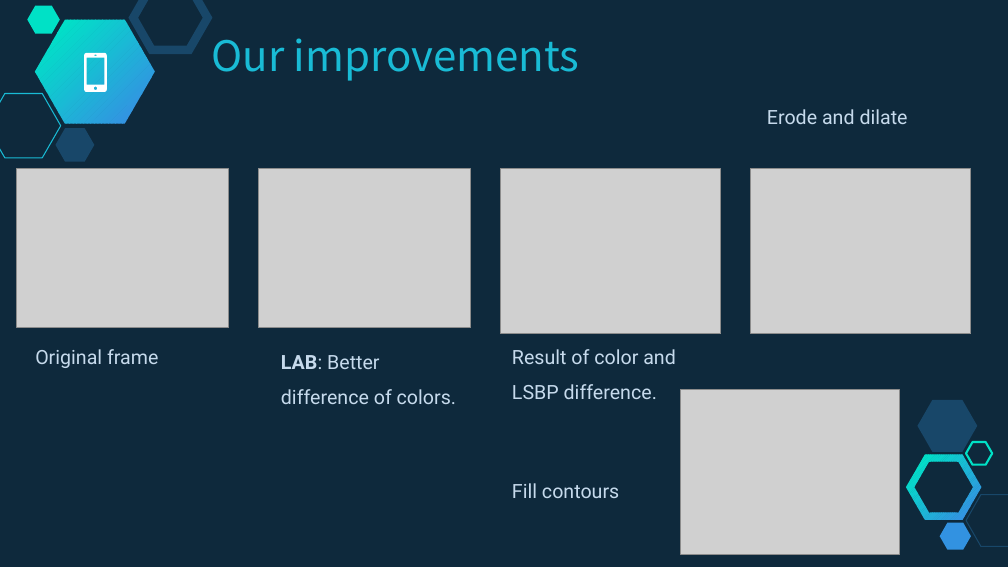
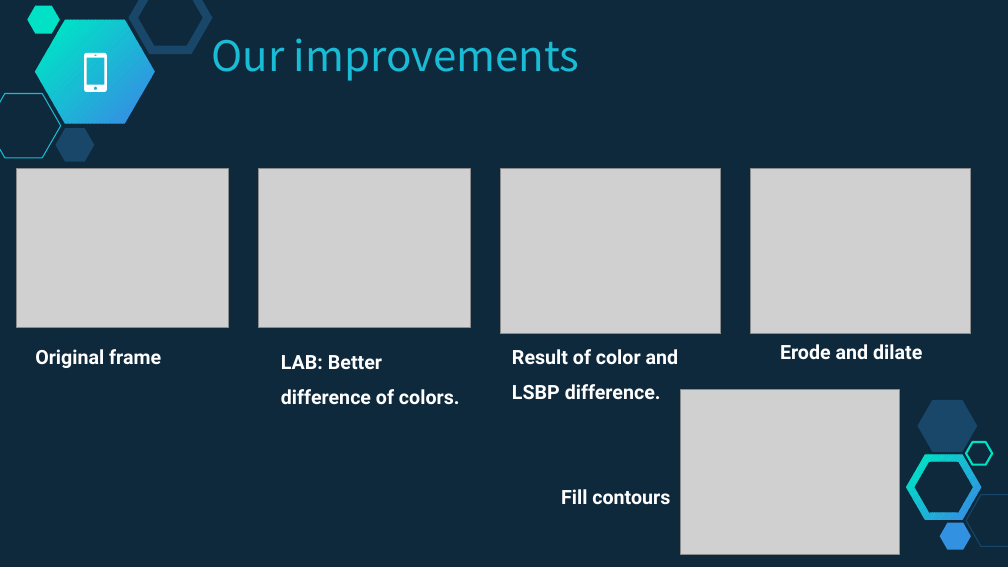
Before and after one commit to franslom/Imagenes, a slide deck: slide 11 of Work_5/Documents/Trabajo final.pptx. Drawn at 1008x567 pixels with LibreOffice and Linux fonts; fonts in the diff are those of the drawing; grey boxes stand for pictures. Boxes give left, top, right and bottom in pixels: in the first picture for what was removed or moved away, otherwise in the second. Text is boxed around its words. In the diff, an @@ line names an element or a change of style, - is before the commit and + after.

```diff
--- a/Work_5/Documents/Trabajo final.pptx
+++ b/Work_5/Documents/Trabajo final.pptx
@@ text "LAB: Better difference of colors." at box(281, 355, 460, 405): text colour #C6DAEC to #FFFFFF; bold on in "LAB: Better difference of colors." @@
@@ text colour #C6DAEC to #FFFFFF, bold on in 4 elements at box(35, 349, 161, 368), box(512, 349, 679, 400), box(561, 489, 670, 505), box(780, 344, 922, 360) @@
@@ text "Erode and dilate": place and size @@
-text "Erode and dilate" at box(767, 109, 908, 124)
+text "Erode and dilate" at box(780, 344, 922, 360)
@@ text "Fill contours": place and size @@
-text "Fill contours" at box(512, 483, 619, 498)
+text "Fill contours" at box(561, 489, 670, 505)
```
Also in this commit, not shown: 5 other slides changed, 2 other files.
